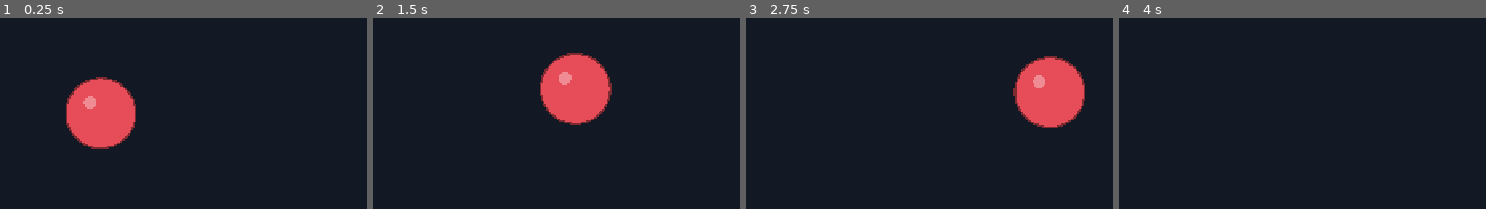
Above: before the commit, frames 1-4 (left to right).
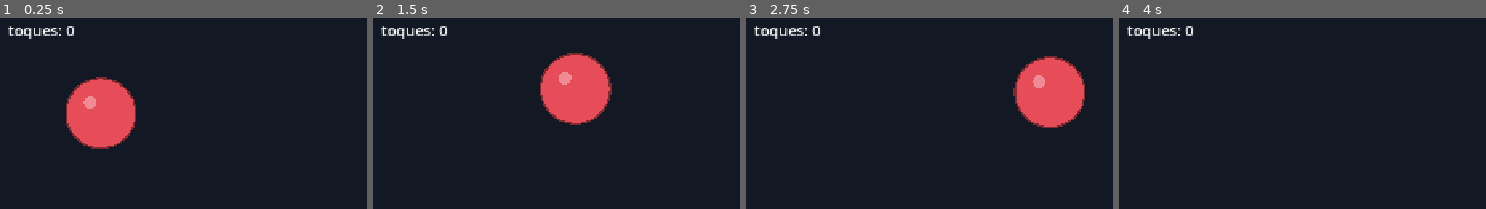
Above: after the commit, the same moments.

Repository: xNeku/fishmaboolla
Game: Godot game, scene res://scenes/main.tscn
The game is run twice, just before and just after one commit, with the same random seed, the same clock (stepped at 60 frames per second) and the same inputs.
Inputs (mouse positions are % of the whole screen's width and height, from its top left):
- Up to frame 1 (0.25 s): no input
- Up to frame 2 (1.5 s): move the mouse to (74, 47) at 0.52 s; tap D (mover_der) at 0.6, 1.35 s; click (74, 47) at 0.67 s; tap Space (saltar) at 0.77 s; move the mouse to (28, 58) at 1.27 s; hold A (mover_izq) from 1.28 s (still down)
- Up to frame 3 (2.75 s): tap Space (saltar) at 1.52 s; move the mouse to (61, 27) at 2.02 s; release A (mover_izq) at 2.03 s; tap D (mover_der) at 2.1 s
- Up to frame 4 (4 s): move the mouse to (45, 76) at 2.77 s; tap D (mover_der) at 2.85, 3.6 s; click (45, 76) at 2.92 s; tap Space (saltar) at 3.02, 3.77 s; move the mouse to (83, 70) at 3.52 s; hold A (mover_izq) from 3.53 s (still down)
The pictures show only the part of the screen within x 10-60%, y 9-59%; the shares and areas given below are measured in that part.

The runs differ from the first frame. In frame 1, 0.5% of the frame differs, in the area x 2-21%, y 4-11%; in frame 2, 0.5%; in frame 3, 0.5%; in frame 4, 0.5%.

Commit message:
Contacto bola-marinero: señal tocado, i-frames del dash y feedback
- Jugador.toca_circulo() y recibir_toque(); señal `tocado` (no se emite en i-frames)
- main avisa una vez por contacto; si cae en i-frames se reintenta mientras siga el solape
- Destello rojo del marinero y contador de toques de depuración
- Sin consecuencia de daño: está por decidir en el diseño

Co-Authored-By: Claude Sonnet 5.5 <noreply@anthropic.com>
Claude-Session: https://claude.ai/code/session_01Hu5F5bE3cxizNrca8PuRi9

Diff:
--- a/scripts/jugador/jugador.gd
+++ b/scripts/jugador/jugador.gd
@@ -7,6 +7,9 @@
 signal aterrizado
 signal dash_iniciado(direccion: int)
 signal dash_terminado
+## Una bola ha tocado al marinero (no se emite durante los i-frames del dash).
+## Qué consecuencia tiene está por decidir en el diseño.
+signal tocado
 
 @export var config: JugadorConfig
 ## Límites de la sala. El borde inferior es el suelo.
@@ -47,6 +50,23 @@
 	direccion_mirada = _dash_dir
 	_dash_tiempo = config.dash_duracion
 	dash_iniciado.emit(_dash_dir)
+	return true
+
+
+## ¿Solapa el círculo con el cuerpo del marinero (rectángulo con origen en los pies)?
+func toca_circulo(centro: Vector2, radio: float) -> bool:
+	var cuerpo := Rect2(position.x - config.ancho * 0.5, position.y - config.alto, config.ancho, config.alto)
+	var cercano := Vector2(
+			clampf(centro.x, cuerpo.position.x, cuerpo.end.x),
+			clampf(centro.y, cuerpo.position.y, cuerpo.end.y))
+	return cercano.distance_squared_to(centro) <= radio * radio
+
+
+## Devuelve true si el toque cuenta (false durante los i-frames).
+func recibir_toque() -> bool:
+	if invulnerable:
+		return false
+	tocado.emit()
 	return true
 
 
--- a/scripts/jugador/jugador_visual.gd
+++ b/scripts/jugador/jugador_visual.gd
@@ -9,16 +9,21 @@
 
 @export var jugador: Jugador
 
+const DURACION_DESTELLO: float = 0.25
+
 var _squash: float = 0.0
+var _destello: float = 0.0
 
 
 func _ready() -> void:
 	jugador.aterrizado.connect(func() -> void: _squash = 1.0)
 	jugador.salto_iniciado.connect(func() -> void: _squash = -1.0)
+	jugador.tocado.connect(func() -> void: _destello = DURACION_DESTELLO)
 
 
 func _process(delta: float) -> void:
 	_squash = move_toward(_squash, 0.0, delta * 8.0)
+	_destello = maxf(0.0, _destello - delta)
 	queue_redraw()
 
 
@@ -40,7 +45,8 @@
 
 	var cuerpo_h: float = h * 0.68
 	var cuerpo := Rect2(-w * 0.5, -cuerpo_h, w, cuerpo_h)
-	draw_rect(cuerpo, Color(AMARILLO, alpha))
+	var color_cuerpo: Color = AMARILLO.lerp(Color(1.0, 0.15, 0.15), _destello / DURACION_DESTELLO)
+	draw_rect(cuerpo, Color(color_cuerpo, alpha))
 	draw_rect(cuerpo, Color(AMARILLO_OSCURO, alpha), false, 3.0)
 
 	var cabeza_r: float = h * 0.15
--- a/scripts/mundo/main.gd
+++ b/scripts/mundo/main.gd
@@ -13,6 +13,8 @@
 var _pos_inicial: Vector2
 var _dir_inicial: int
 var _espera: float = 0.0
+var _tocando: bool = false
+var _toques: int = 0
 
 
 func _ready() -> void:
@@ -22,9 +24,11 @@
 	_pos_inicial = _bola_inicial.position
 	_dir_inicial = _bola_inicial.direccion_inicial
 	_preparar(_bola_inicial)
+	_jugador.tocado.connect(func() -> void: _toques += 1)
 
 
 func _physics_process(delta: float) -> void:
+	_comprobar_contacto()
 	if get_tree().get_nodes_in_group("bolas").is_empty():
 		_espera += delta
 		if _espera >= SEGUNDOS_REAPARICION:
@@ -37,7 +41,7 @@
 func _process(_delta: float) -> void:
 	var estado: String = "dash" if _jugador.dashing else ("suelo" if _jugador.en_suelo else "aire")
 	var n_bolas: int = get_tree().get_nodes_in_group("bolas").size()
-	_estado.text = "%s  cd dash: %.2f\nbolas: %d" % [estado, _jugador.cooldown_dash_restante, n_bolas]
+	_estado.text = "%s  cd dash: %.2f\nbolas: %d  toques: %d" % [estado, _jugador.cooldown_dash_restante, n_bolas, _toques]
 
 
 # DEPURACIÓN: clic/toque sobre una bola la rompe. Se quita cuando haya arpón.
@@ -49,6 +53,21 @@
 			if bola.position.distance_to(punto) <= bola.radio:
 				bola.recibir_impacto()
 				break
+
+
+## Avisa al jugador una vez por contacto (no cada frame mientras dura el solape).
+func _comprobar_contacto() -> void:
+	var solapa: bool = false
+	for nodo: Node in get_tree().get_nodes_in_group("bolas"):
+		var bola: Bola = nodo as Bola
+		if _jugador.toca_circulo(bola.position, bola.radio):
+			solapa = true
+			break
+	if not solapa:
+		_tocando = false
+	elif not _tocando and _jugador.recibir_toque():
+		# Si el toque cayó en i-frames, no cuenta y se reintenta mientras siga el solape.
+		_tocando = true
 
 
 func _preparar(bola: Bola) -> void:
